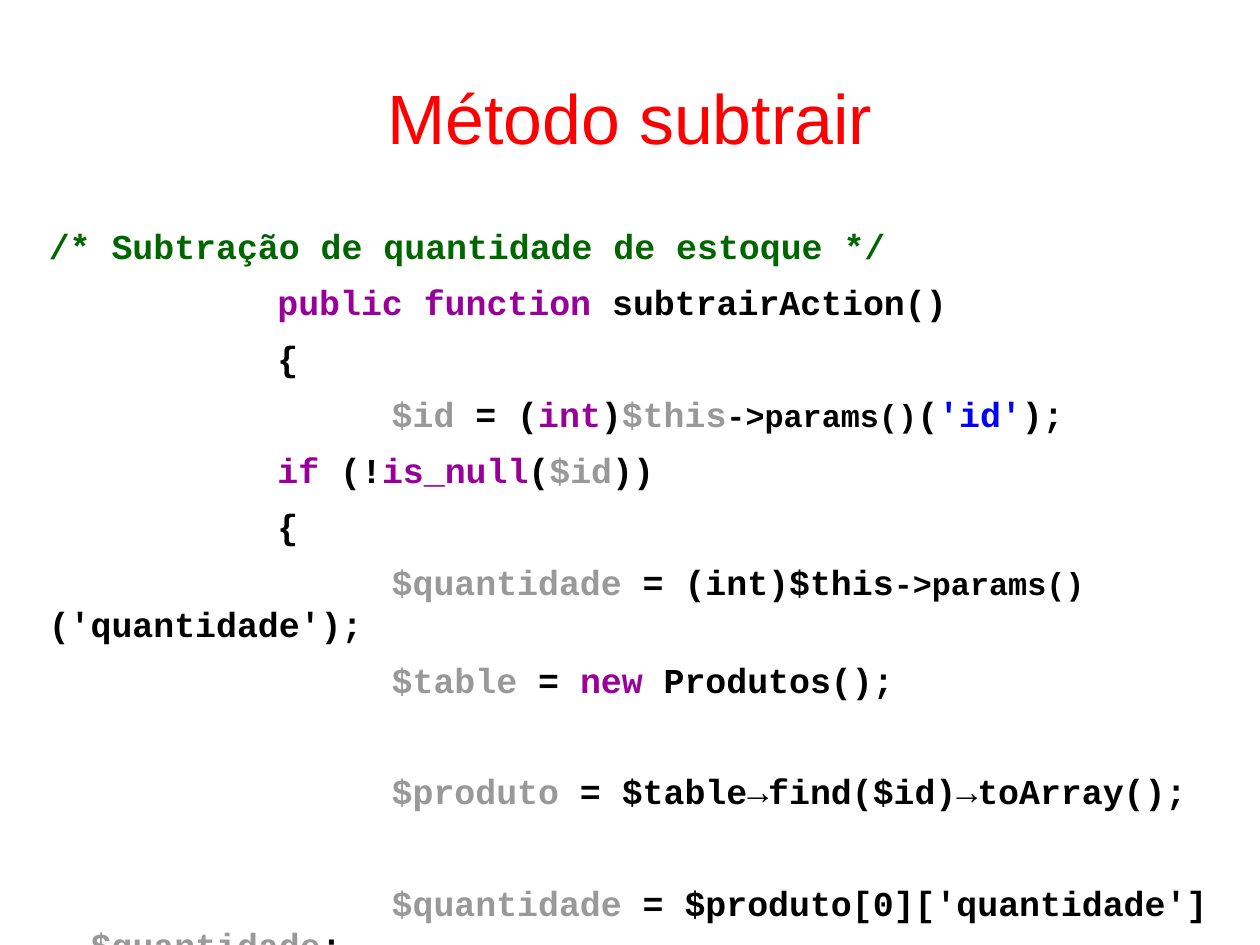
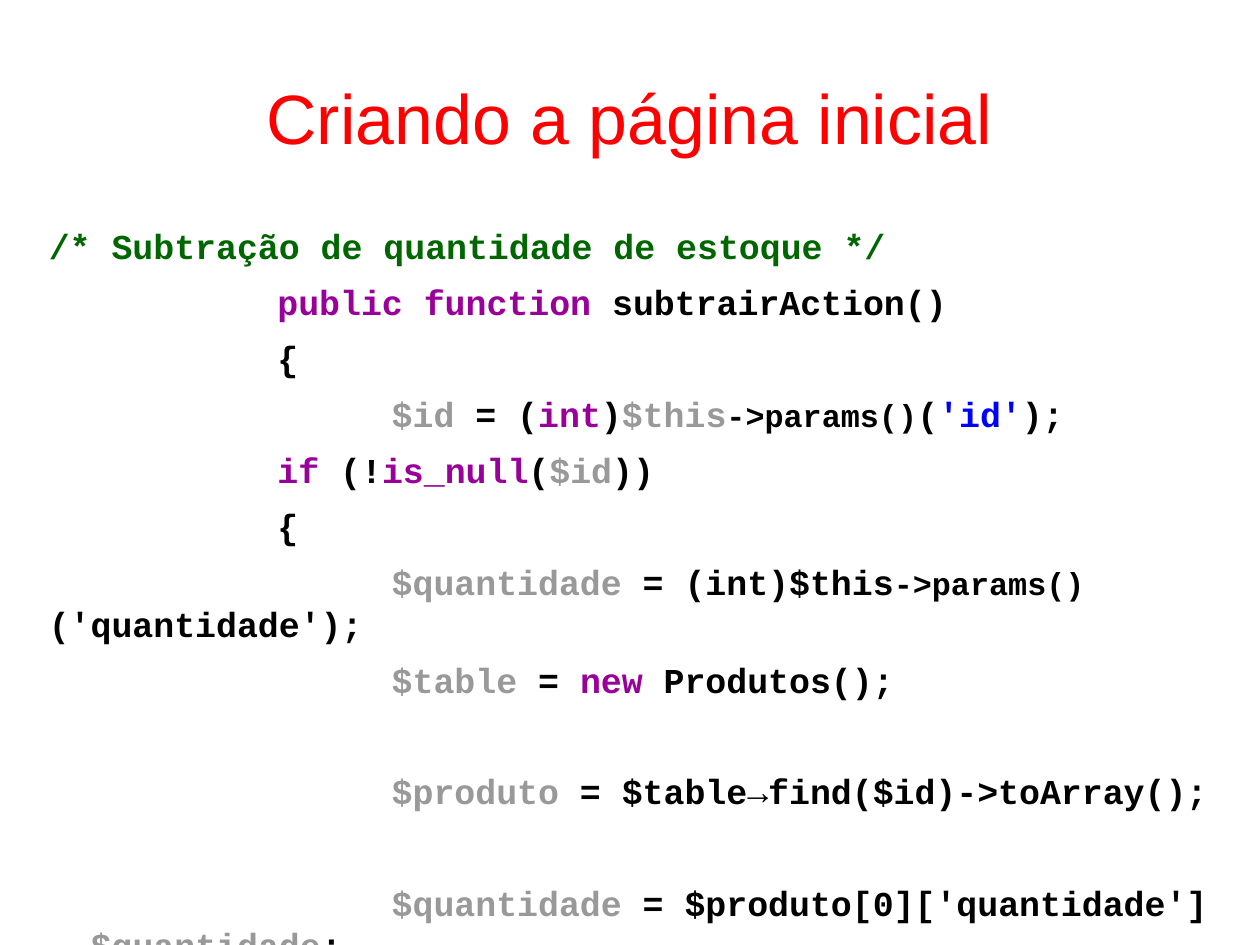
Before and after one commit to fgsl/lojasacme, a slide deck: slide 163 of docs/tutorial.odp. Drawn at 1260x945 pixels with LibreOffice and Linux fonts; fonts in the diff are those of the drawing. Boxes give left, top, right and bottom in pixels: in the first picture for what was removed or moved away, otherwise in the second. Text is boxed around its words. In the diff, an @@ line names an element or a change of style, - is before the commit and + after.

```diff
--- a/docs/tutorial.odp
+++ b/docs/tutorial.odp
@@ title at [267, 92, 993, 157]: text changed @@
-Método subtrair
+Criando a página inicial
@@ text at [392, 780, 1208, 812]: text changed @@
-$produto = $table→find($id)→toArray();
+$produto = $table→find($id)->toArray();
```
Also in this commit, not shown: 62 other slides changed, 2 other files.
